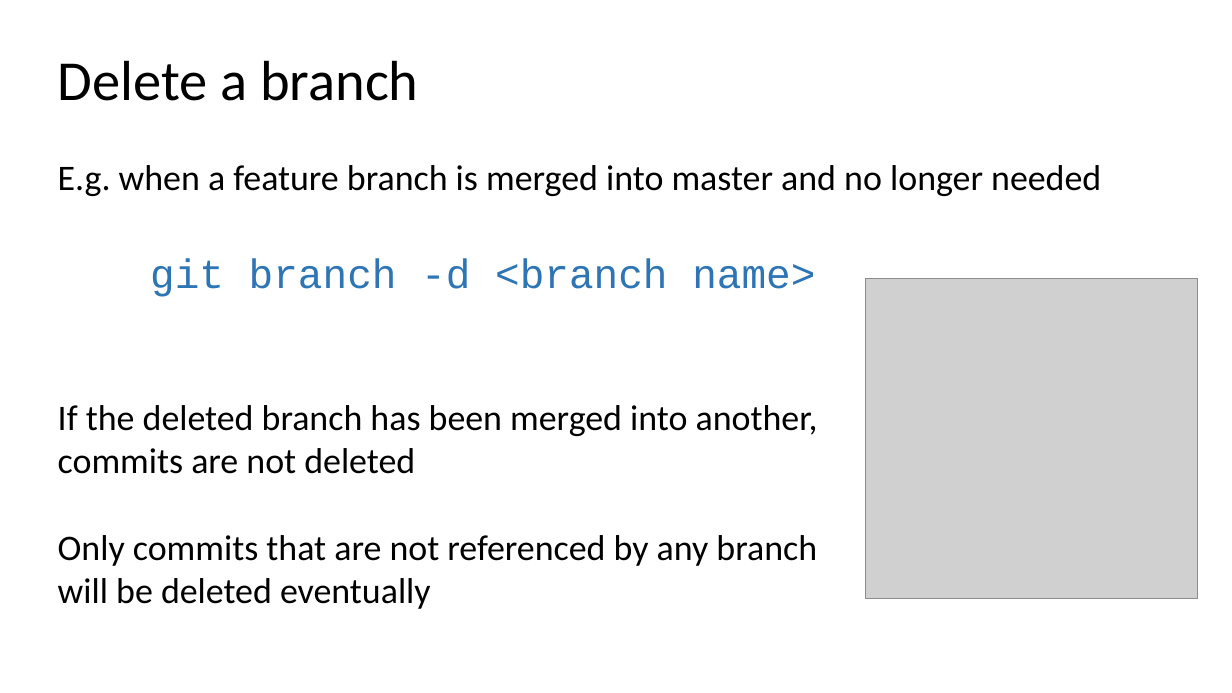
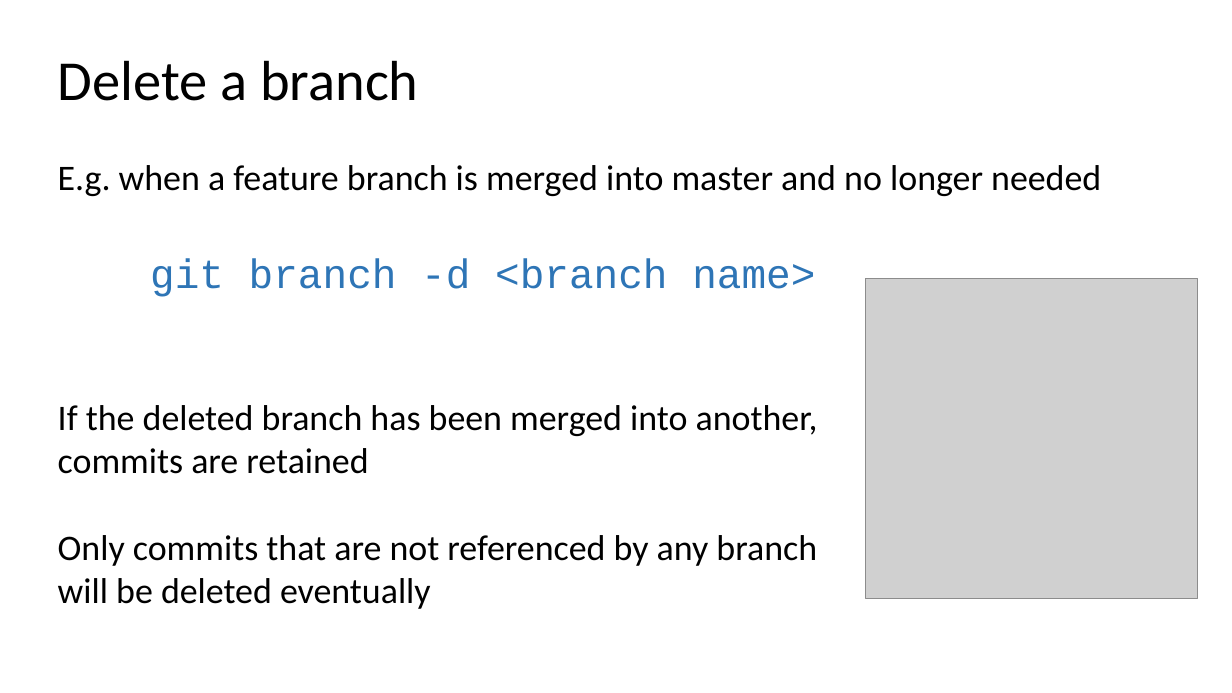
Before and after one commit to ogvolkov/git-101, a slide deck: slide 44 of git101.pptx (slide 43 before the commit). Drawn at 1232x693 pixels with LibreOffice and Linux fonts; fonts in the diff are those of the drawing; grey boxes stand for pictures. Boxes give left, top, right and bottom in pixels: in the first picture for what was removed or moved away, otherwise in the second. Text is boxed around its words. In the diff, an @@ line names an element or a change of style, - is before the commit and + after.

```diff
--- a/git101.pptx
+++ b/git101.pptx
@@ text at <box>58,448,368,474</box>: text changed @@
-commits are not deleted
+commits are retained
```
Also in this commit, not shown: 1 other slide changed, 3 slides added.
